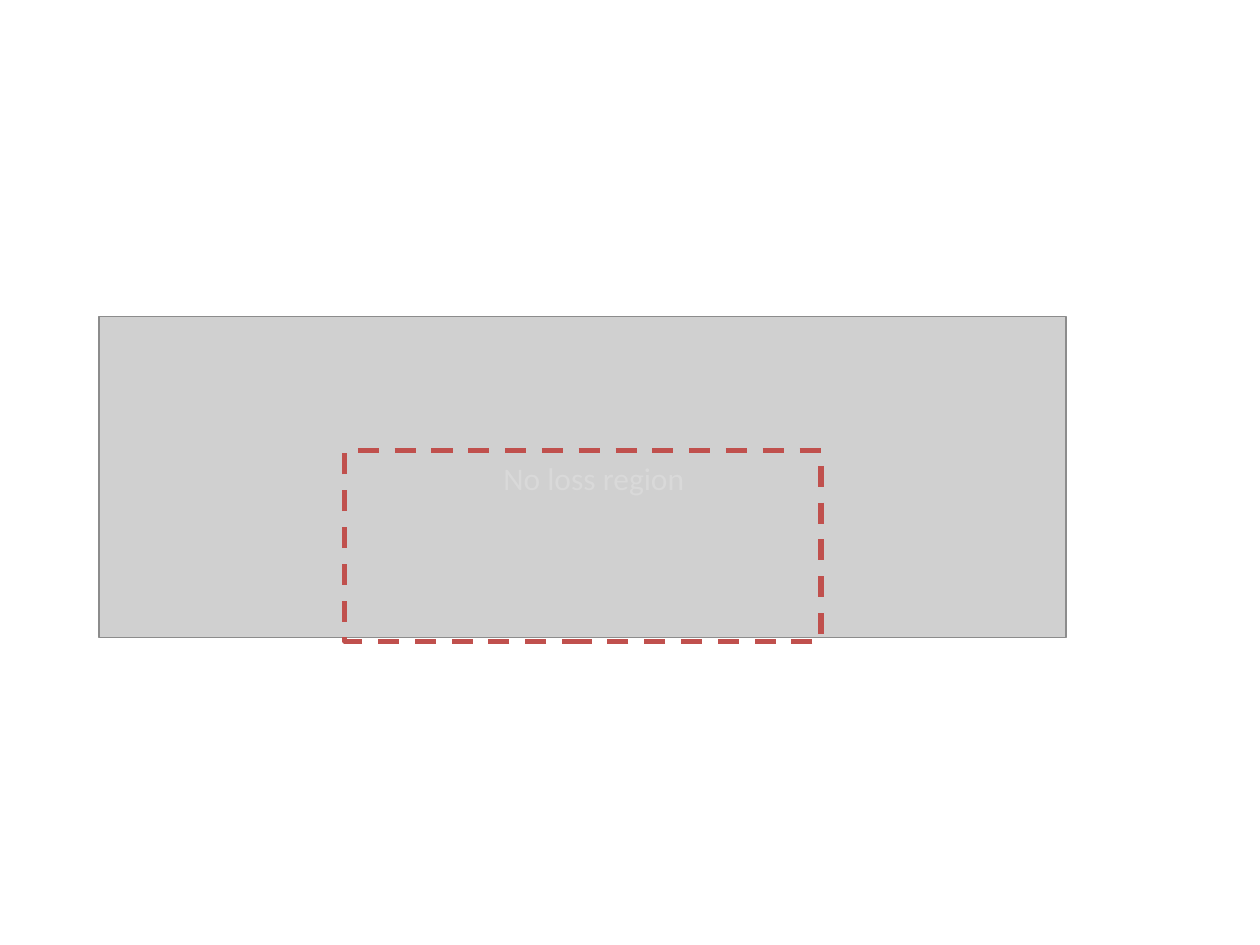
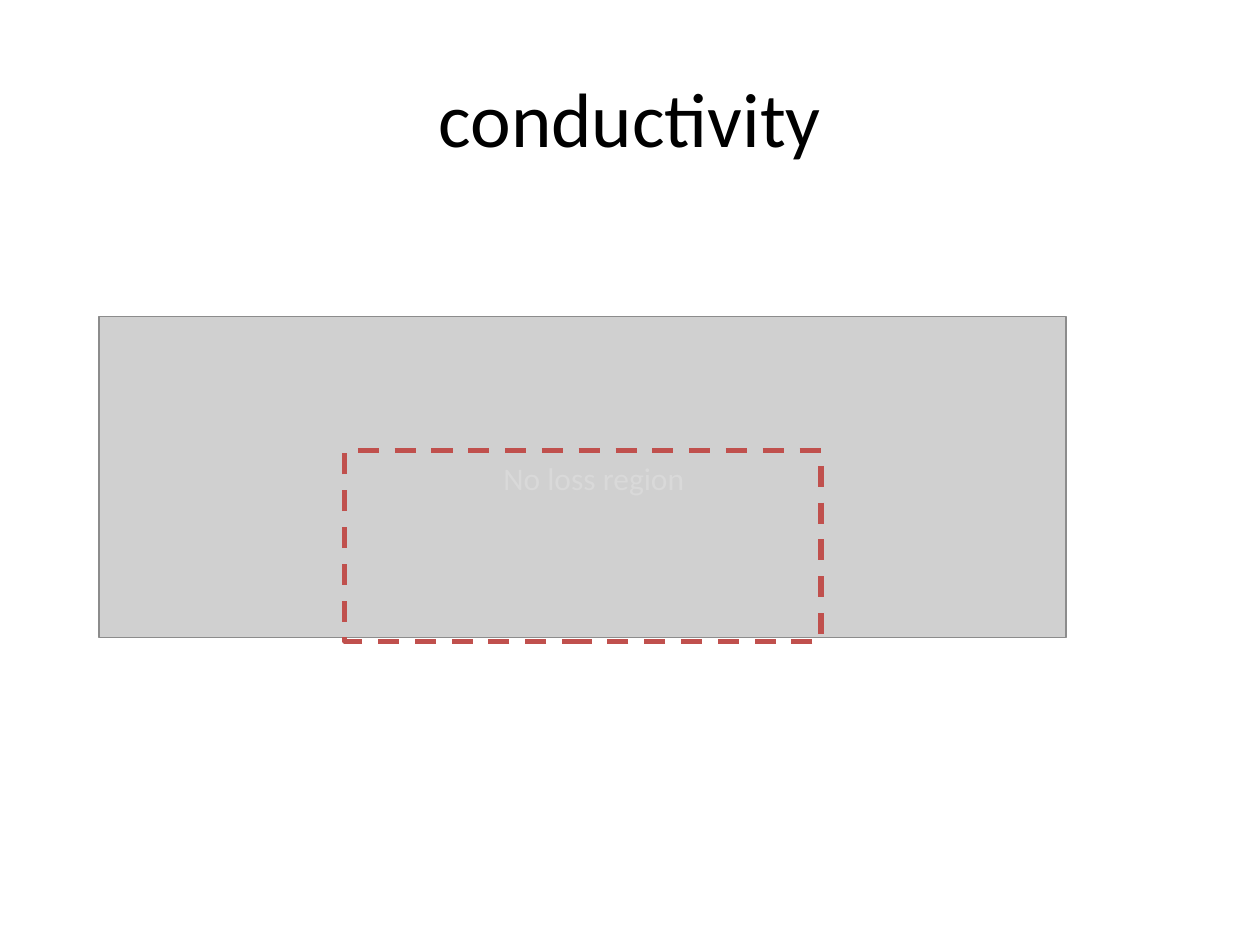
Before and after one commit to jhillairet/SOFT2018_Cold_Plasma_Modeling, a slide deck: slide 12 of Test Configurations/LHCD/LHCD_Config_and_results.pptx (slide 10 before the commit). Drawn at 1260x945 pixels with LibreOffice and Linux fonts; fonts in the diff are those of the drawing; grey boxes stand for pictures. Boxes give left, top, right and bottom in pixels: in the first picture for what was removed or moved away, otherwise in the second. Text is boxed around its words. In the diff, an @@ line names an element or a change of style, - is before the commit and + after.

Commit message:
Added more detail on the setup and how to plot the conductivity

```diff
--- a/Test Configurations/LHCD/LHCD_Config_and_results.pptx
+++ b/Test Configurations/LHCD/LHCD_Config_and_results.pptx
@@ title added at (439, 93, 821, 160), 44 pt, text #000000 @@
+conductivity
```
Also in this commit, not shown: 1 other slide changed, 2 slides added.
